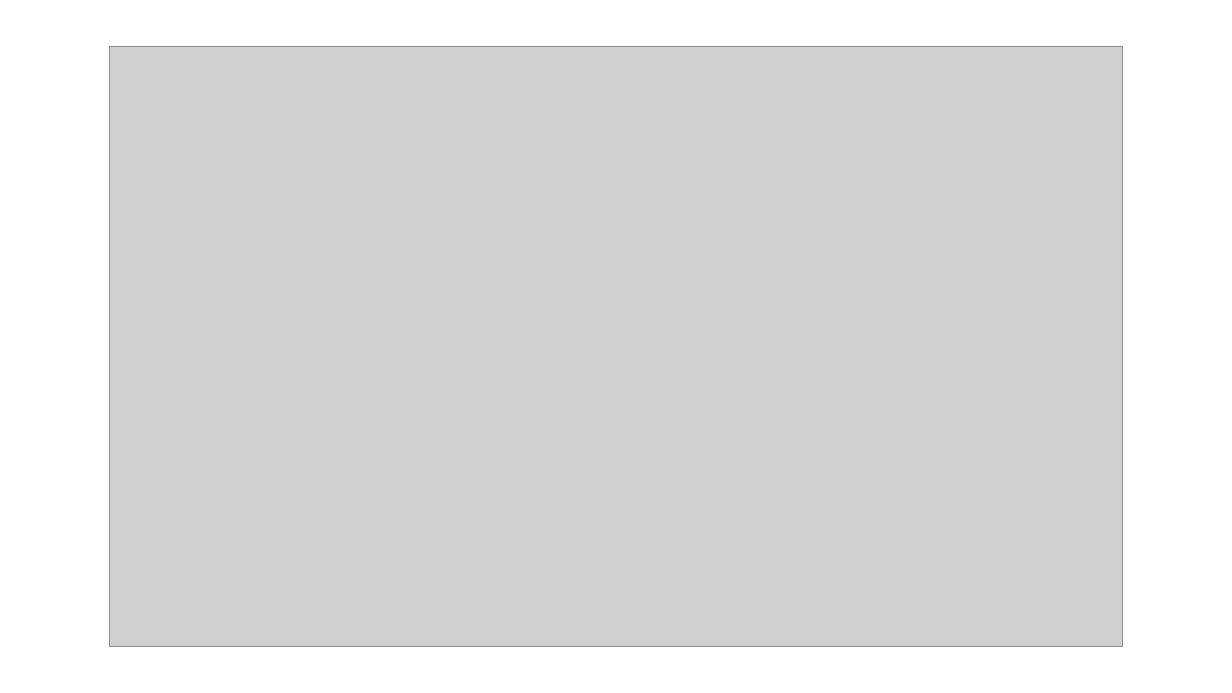
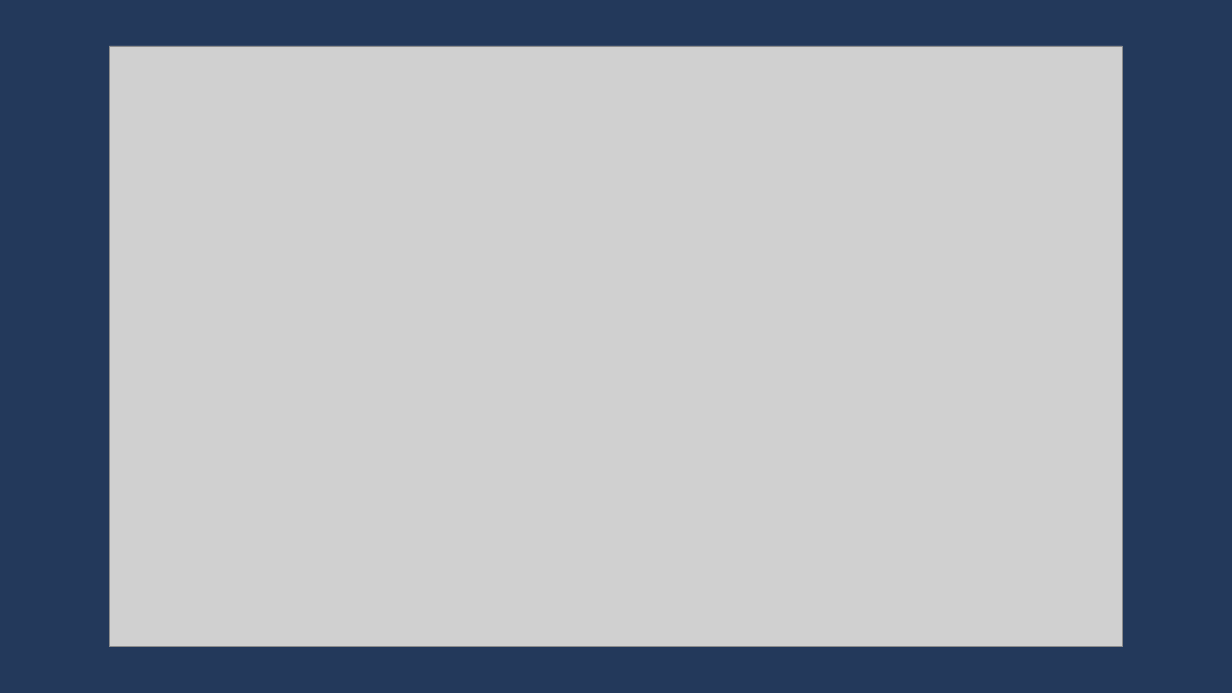
Before and after one commit to Valerio-Victor/03_adm03f_fluxo_circular_renda, a slide deck: slide 2 of figuras/figuras.pptx. Drawn at 1232x693 pixels with LibreOffice and Linux fonts; fonts in the diff are those of the drawing; grey boxes stand for pictures. Boxes give left, top, right and bottom in pixels: in the first picture for what was removed or moved away, otherwise in the second. Text is boxed around its words. In the diff, an @@ line names an element or a change of style, - is before the commit and + after.

```diff
--- a/figuras/figuras.pptx
+++ b/figuras/figuras.pptx
@@ rectangle added at (0, 0, 1232, 693), fill #23395B, outline #325491 1 pt @@
```
Also in this commit, not shown: 1 other slide changed, 1 slide added, 1 slide removed, 4 other files.
